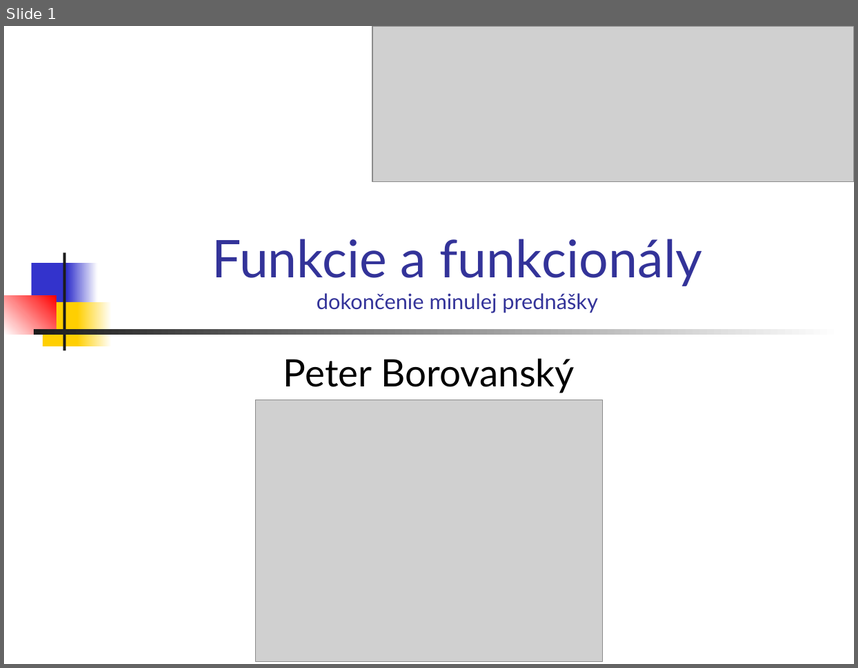
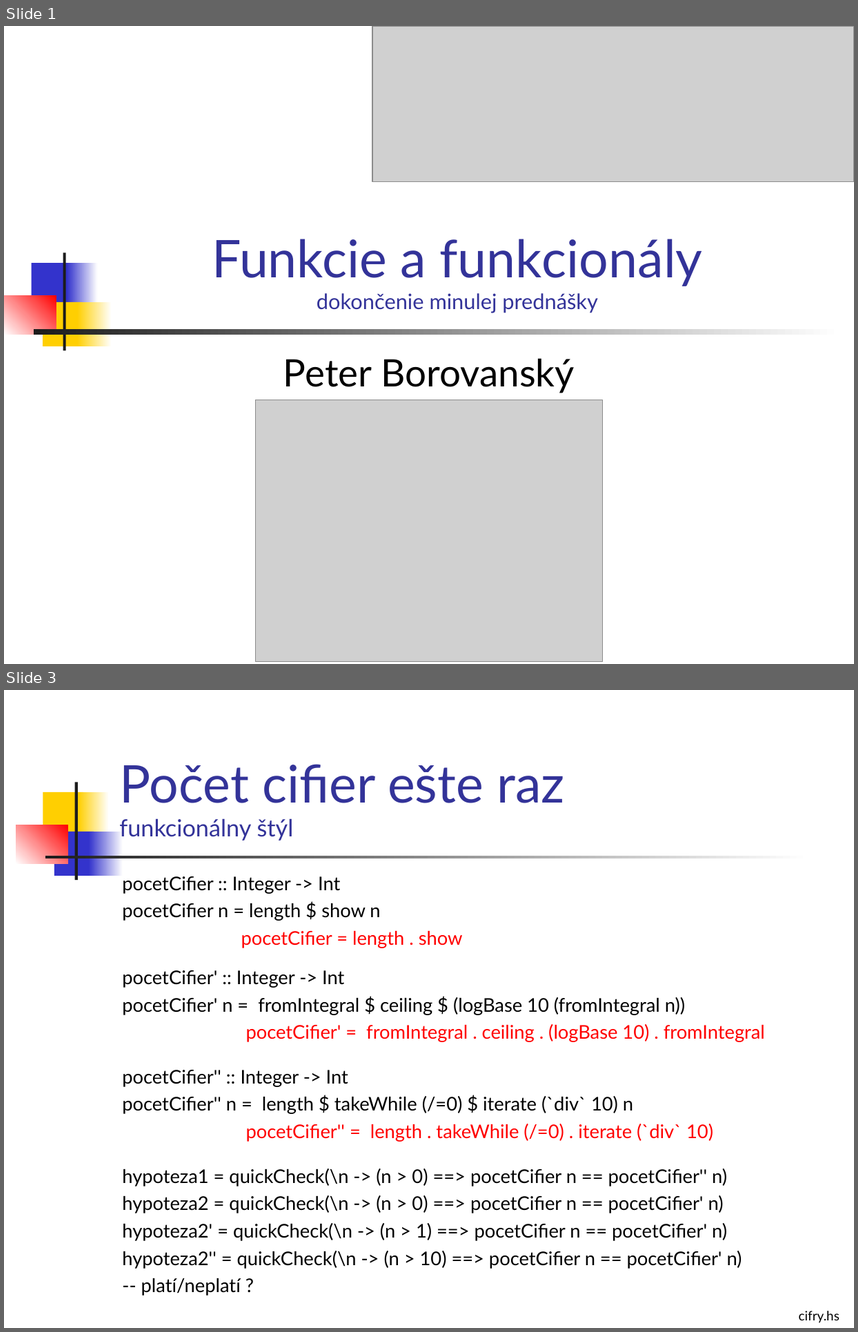
Before and after one commit to Funkcionalne/Prednasky, a slide deck: 03/03_fpro.ppt. Shown one above the other, each under a label of ours: slide 1 before the commit, slides 1 and 3 after it; the slides between them are not shown. The pictures are 858x668 and 858x1332 pixels, drawn with LibreOffice and Linux fonts; fonts in the diff are those of the drawing; grey boxes stand for pictures. Boxes give left, top, right and bottom in pixels: in the first picture for what was removed or moved away, otherwise in the second. Text is boxed around its words. In the diff, an @@ line names an element or a change of style, - is before the commit and + after.

```diff
--- a/03/03_fpro.ppt
+++ b/03/03_fpro.ppt
@@ slide 3 added at [4, 690, 854, 1328], background #FFFFFF @@
@@ title added at [119, 764, 564, 840], 44 pt, text #333399 @@
+Počet cifier ešte raz
+funkcionálny štýl
@@ rectangle added at [43, 792, 84, 836], fill #FFCF01 @@
@@ rectangle added at [74, 782, 77, 880], fill #1C1C1C @@
@@ rectangle added at [79, 792, 110, 836], fill gradient #FFCF01 to #FFFFFF @@
@@ rectangle added at [16, 825, 67, 863], fill gradient #FFFFFF to #FF0000 @@
@@ rectangle added at [54, 831, 93, 876], fill #3333CC @@
@@ rectangle added at [89, 831, 123, 876], fill gradient #3333CC to #FFFFFF @@
@@ rectangle added at [45, 856, 810, 858], fill gradient #1C1C1C to #FFFFFF @@
@@ text added at [122, 876, 765, 1295], 16 pt, text #000000 @@
+pocetCifier :: Integer -> Int
+pocetCifier n = length $ show n
+pocetCifier = length . show
+pocetCifier' :: Integer -> Int
+pocetCifier' n = fromIntegral $ ceiling $ (logBase 10 (fromIntegral n))
+pocetCifier' = fromIntegral . ceiling . (logBase 10) . fromIntegral
+pocetCifier'' :: Integer -> Int
+pocetCifier'' n = length $ takeWhile (/=0) $ iterate (`div` 10) n
+pocetCifier'' = length . takeWhile (/=0) . iterate (`div` 10)
+hypoteza1 = quickCheck(\n -> (n > 0) ==> pocetCifier n == pocetCifier'' n)
+hypoteza2 = quickCheck(\n -> (n > 0) ==> pocetCifier n == pocetCifier' n)
+hypoteza2' = quickCheck(\n -> (n > 1) ==> pocetCifier n == pocetCifier' n)
+hypoteza2'' = quickCheck(\n -> (n > 10) ==> pocetCifier n == pocetCifier' n)
+-- platí/neplatí ?
@@ text added at [799, 1310, 840, 1323], 11 pt, text #000000 @@
+cifry.hs
```
Also in this commit, not shown: 1 slide changed, 9 other slides added, 2 other files.
